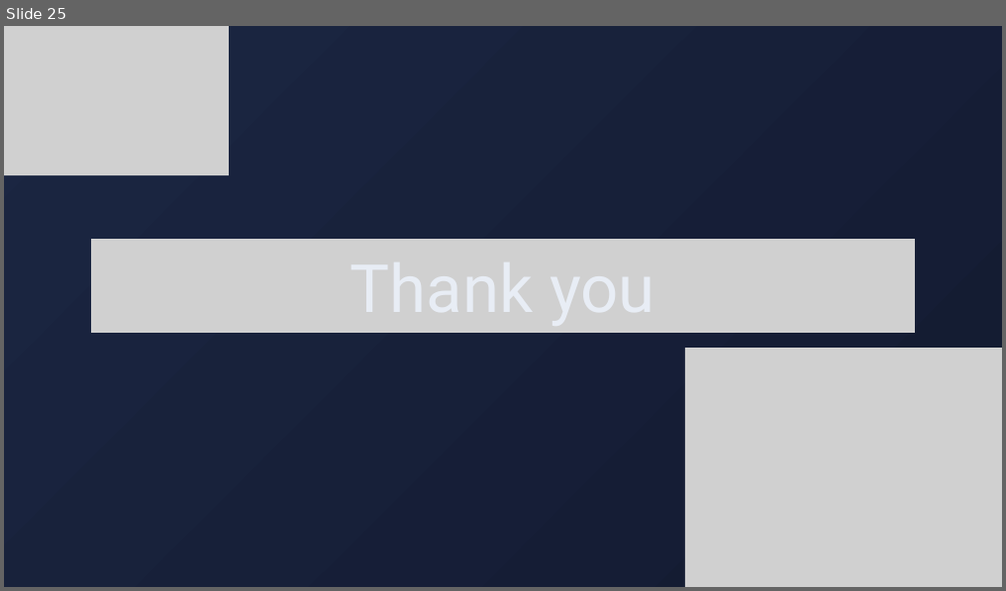
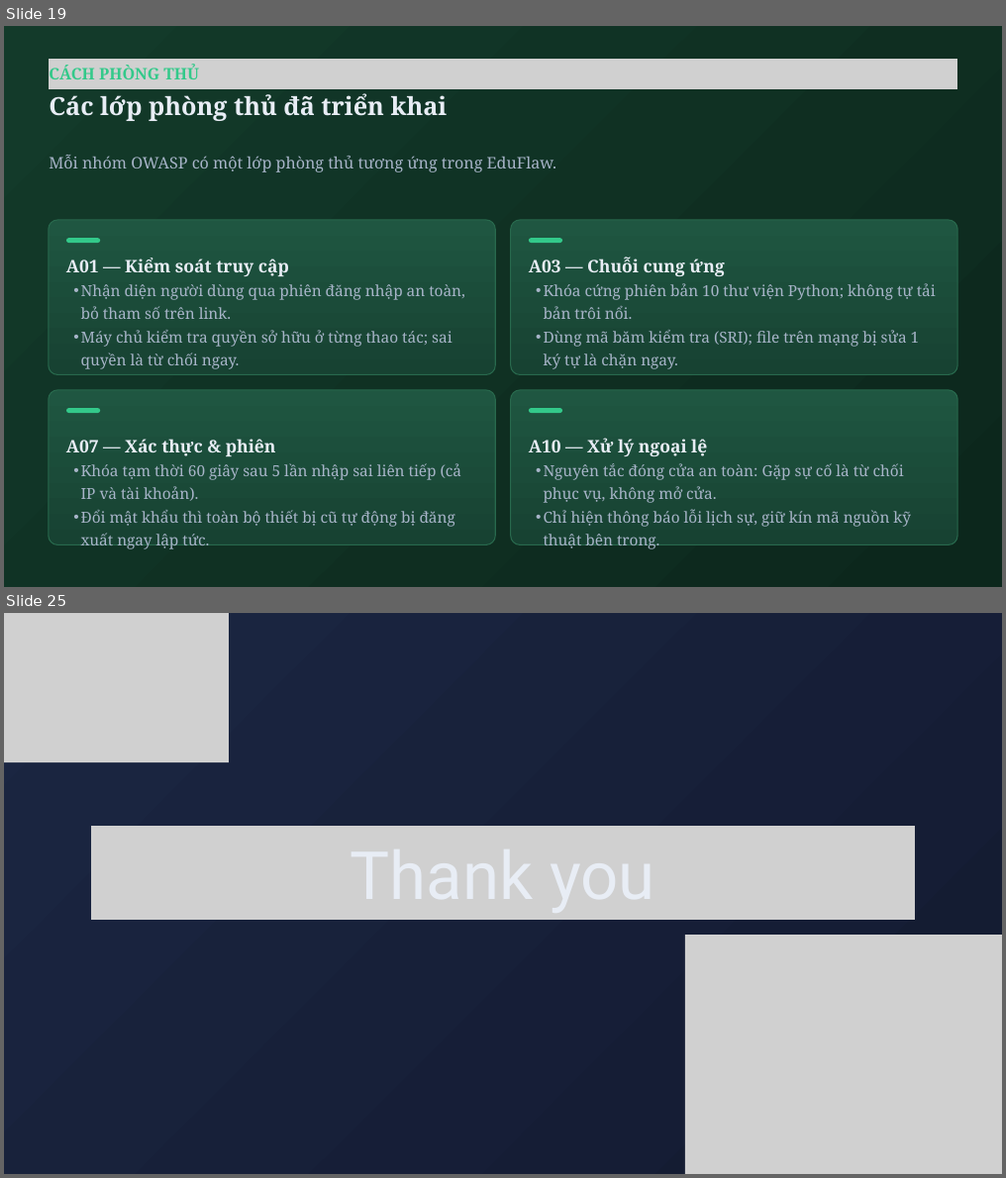
Before and after one commit to Luffyreals/EduFlaw-CSATTT, a slide deck: EduFlaw-OWASP2025.pptx. Shown one above the other, each under a label of ours: slide 25 before the commit, slides 19 and 25 after it; the slides between them are not shown. The pictures are 1006x591 and 1006x1178 pixels, drawn with LibreOffice and Linux fonts; fonts in the diff are those of the drawing; grey boxes stand for pictures. Boxes give left, top, right and bottom in pixels: in the first picture for what was removed or moved away, otherwise in the second. Text is boxed around its words. In the diff, an @@ line names an element or a change of style, - is before the commit and + after.

Commit message:
style(slides): update 86 text blocks in EduFlaw-OWASP2025.pptx to be concise and jargon-free

```diff
--- a/EduFlaw-OWASP2025.pptx
+++ b/EduFlaw-OWASP2025.pptx
@@ slide 19 added at (4,26,1002,587), background gradient #133A2A to #0C271C @@
@@ picture added at (49,59,957,89) @@
@@ text added at (49,66,199,79), 23 pt, text #33C98A, bold @@
+CÁCH PHÒNG THỦ
@@ text added at (49,93,448,121), 36 pt, text #E8EDF5, bold @@
+Các lớp phòng thủ đã triển khai
@@ text added at (49,155,556,173), 23 pt, text #A7B4C8 @@
+Mỗi nhóm OWASP có một lớp phòng thủ tương ứng trong EduFlaw.
@@ freeform shape added at (49,220,495,374), fill gradient #1F5641 to #174232, outline #28694D 1.5 pt @@
@@ freeform shape added at (511,220,957,374), fill gradient #1F5641 to #174232, outline #28694D 1.5 pt @@
@@ freeform shape added at (66,238,100,243), fill #33C98A @@
@@ text added at (66,258,465,370), 22 pt, text #A7B4C8 @@
+A01 — Kiểm soát truy cập
+  • Nhận diện người dùng qua phiên đăng nhập an toàn, bỏ tham số trên link.
+  • Máy chủ kiểm tra quyền sở hữu ở từng thao tác; sai quyền là từ chối ngay.
@@ freeform shape added at (529,238,562,243), fill #33C98A @@
@@ text added at (529,257,936,370), 22 pt, text #A7B4C8 @@
+A03 — Chuỗi cung ứng
+  • Khóa cứng phiên bản 10 thư viện Python; không tự tải bản trôi nổi.
+  • Dùng mã băm kiểm tra (SRI); file trên mạng bị sửa 1 ký tự là chặn ngay.
@@ freeform shape added at (49,390,495,545), fill gradient #1F5641 to #174232, outline #28694D 1.5 pt @@
@@ freeform shape added at (66,408,100,413), fill #33C98A @@
@@ freeform shape added at (511,390,957,545), fill gradient #1F5641 to #174232, outline #28694D 1.5 pt @@
@@ freeform shape added at (529,408,562,413), fill #33C98A @@
@@ text added at (66,439,462,550), 22 pt, text #A7B4C8 @@
+A07 — Xác thực & phiên
+  • Khóa tạm thời 60 giây sau 5 lần nhập sai liên tiếp (cả IP và tài khoản).
+  • Đổi mật khẩu thì toàn bộ thiết bị cũ tự động bị đăng xuất ngay lập tức.
@@ text added at (529,438,911,550), 22 pt, text #A7B4C8 @@
+A10 — Xử lý ngoại lệ
+  • Nguyên tắc đóng cửa an toàn: Gặp sự cố là từ chối phục vụ, không mở cửa.
+  • Chỉ hiện thông báo lỗi lịch sự, giữ kín mã nguồn kỹ thuật bên trong.
```
Also in this commit, not shown: 20 slides changed, 3 other slides added, 4 slides removed.
